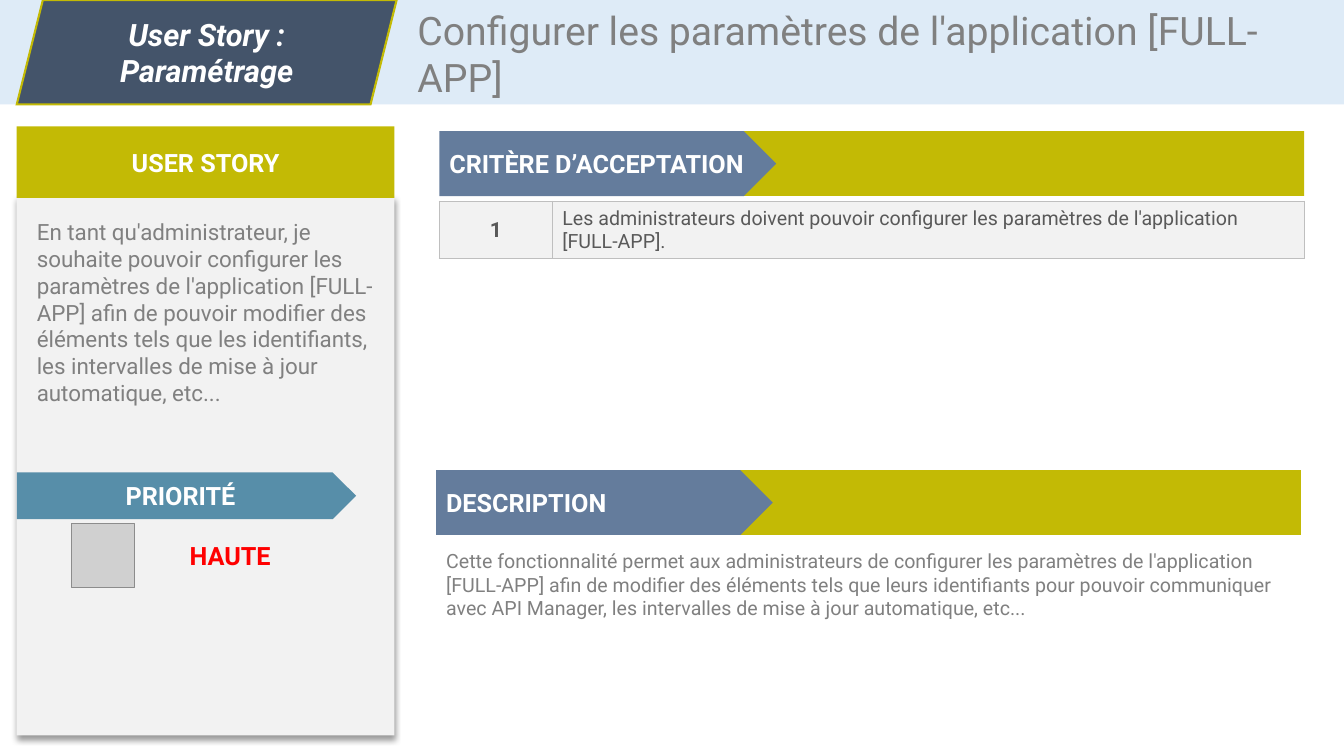
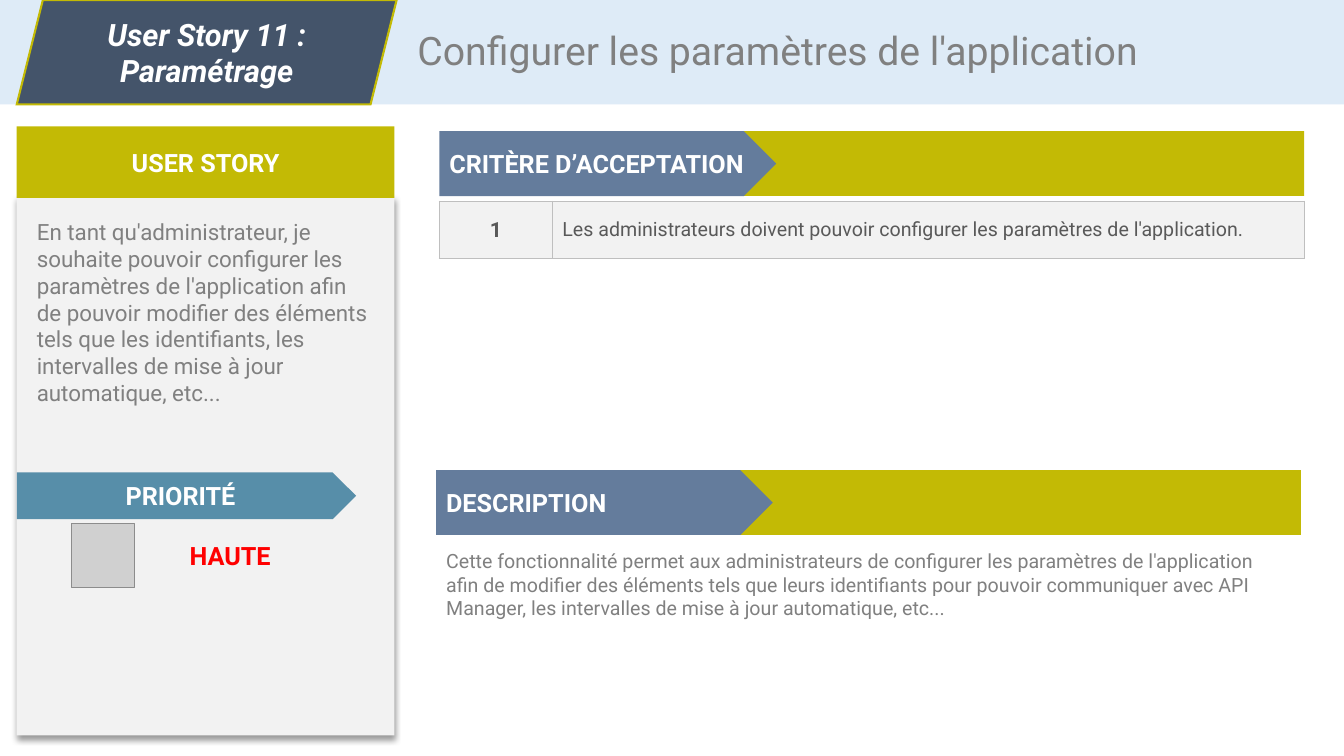
Before and after one commit to CC4K/api-catalog-development, a slide deck: slide 12 of reports/user-stories/user-stories.odp. Drawn at 1344x756 pixels with LibreOffice and Linux fonts; fonts in the diff are those of the drawing; grey boxes stand for pictures. Boxes give left, top, right and bottom in pixels: in the first picture for what was removed or moved away, otherwise in the second. Text is boxed around its words. In the diff, an @@ line names an element or a change of style, - is before the commit and + after.

Commit message:
Cahier des charges 85% terminé
Importé user stories propres
Exigences fonctionnelles et techniques avec MoSCoW
Glossaire

```diff
--- a/reports/user-stories/user-stories.odp
+++ b/reports/user-stories/user-stories.odp
@@ text in parallelogram at (x1=107, y1=24, x2=290, y2=53): text changed @@
-User Story :
+User Story 11 :
@@ text at (x1=417, y1=35, x2=1138, y2=73): text changed @@
-Configurer les paramètres de l'application [FULL-APP]
+Configurer les paramètres de l'application
@@ table at (x1=439, y1=201, x2=1304, y2=259) @@
-row 1, column 2: Les administrateurs doivent pouvoir configurer les paramètres de l'application [FULL-APP].
+row 1, column 2: Les administrateurs doivent pouvoir configurer les paramètres de l'application.
@@ text at (x1=37, y1=223, x2=367, y2=406): text changed @@
-En tant qu'administrateur, je souhaite pouvoir configurer les paramètres de l'application [FULL-APP] afin de pouvoir modifier des éléments tels que les identifiants, les intervalles de mise à jour automatique, etc...
+En tant qu'administrateur, je souhaite pouvoir configurer les paramètres de l'application afin de pouvoir modifier des éléments tels que les identifiants, les intervalles de mise à jour automatique, etc...
@@ text at (x1=446, y1=553, x2=1252, y2=619): text changed @@
-Cette fonctionnalité permet aux administrateurs de configurer les paramètres de l'application [FULL-APP] afin de modifier des éléments tels que leurs identifiants pour pouvoir communiquer avec API Manager, les intervalles de mise à jour automatique, etc...
+Cette fonctionnalité permet aux administrateurs de configurer les paramètres de l'application afin de modifier des éléments tels que leurs identifiants pour pouvoir communiquer avec API Manager, les intervalles de mise à jour automatique, etc...
```
Also in this commit, not shown: 14 other slides changed, 1 slide added, 26 other files.
